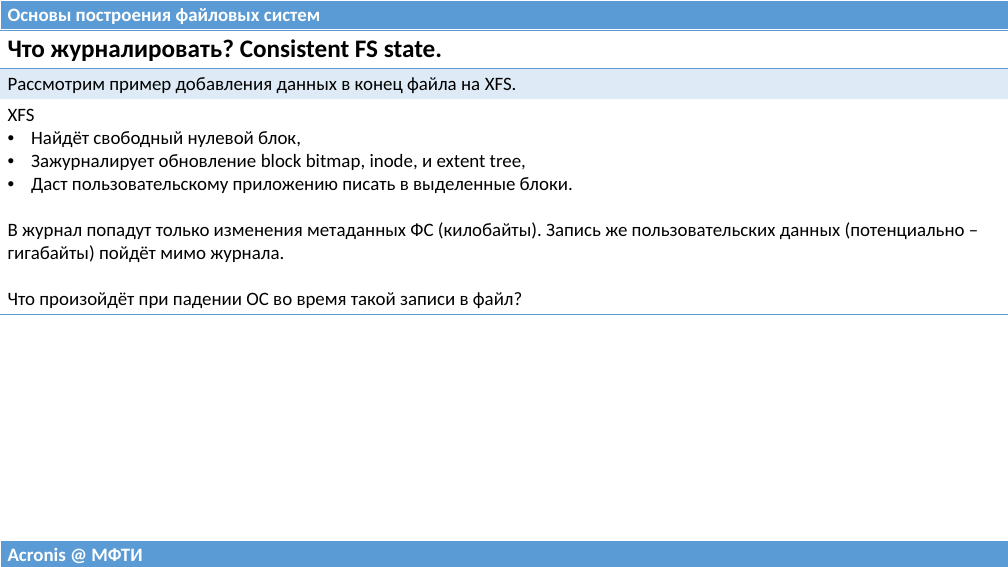
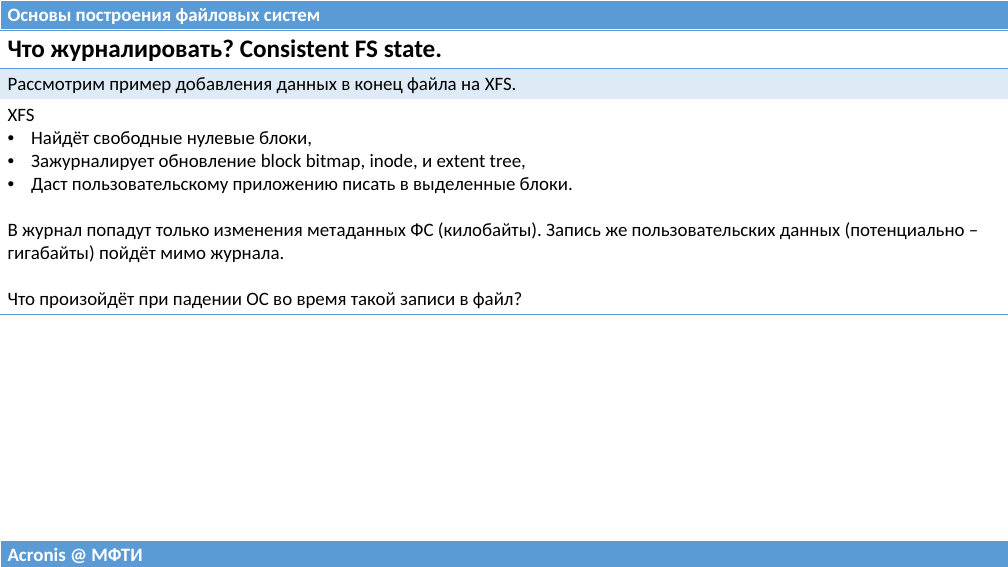
Before and after one commit to 75cc8545e7b021ed280ed0ef99fc7fc4/filesystems-101, a slide deck: slide 23 of talks/src/class04.pptx (slide 22 before the commit). Drawn at 1008x567 pixels with LibreOffice and Linux fonts; fonts in the diff are those of the drawing. Boxes give left, top, right and bottom in pixels: in the first picture for what was removed or moved away, otherwise in the second. Text is boxed around its words. In the diff, an @@ line names an element or a change of style, - is before the commit and + after.

```diff
--- a/talks/src/class04.pptx
+++ b/talks/src/class04.pptx
@@ table at <box>0,30,1008,312</box> @@
-row 3, column 1: XFS / Найдёт свободный нулевой блок, / Зажурналирует обновление block bitmap, inode, и extent tree, / Даст пользовательскому приложению писать в выделенные блоки. / В журнал попадут только изменения метаданных ФС (килобайты). Запись же пользовательских данных (потенциально – гигабайты) пойдёт мимо журнала. / Что произойдёт при падении ОС во время такой записи в файл?
+row 3, column 1: XFS / Найдёт свободные нулевые блоки, / Зажурналирует обновление block bitmap, inode, и extent tree, / Даст пользовательскому приложению писать в выделенные блоки. / В журнал попадут только изменения метаданных ФС (килобайты). Запись же пользовательских данных (потенциально – гигабайты) пойдёт мимо журнала. / Что произойдёт при падении ОС во время такой записи в файл?
```
Also in this commit, not shown: 7 other slides changed, 1 slide added, 7 other files.
